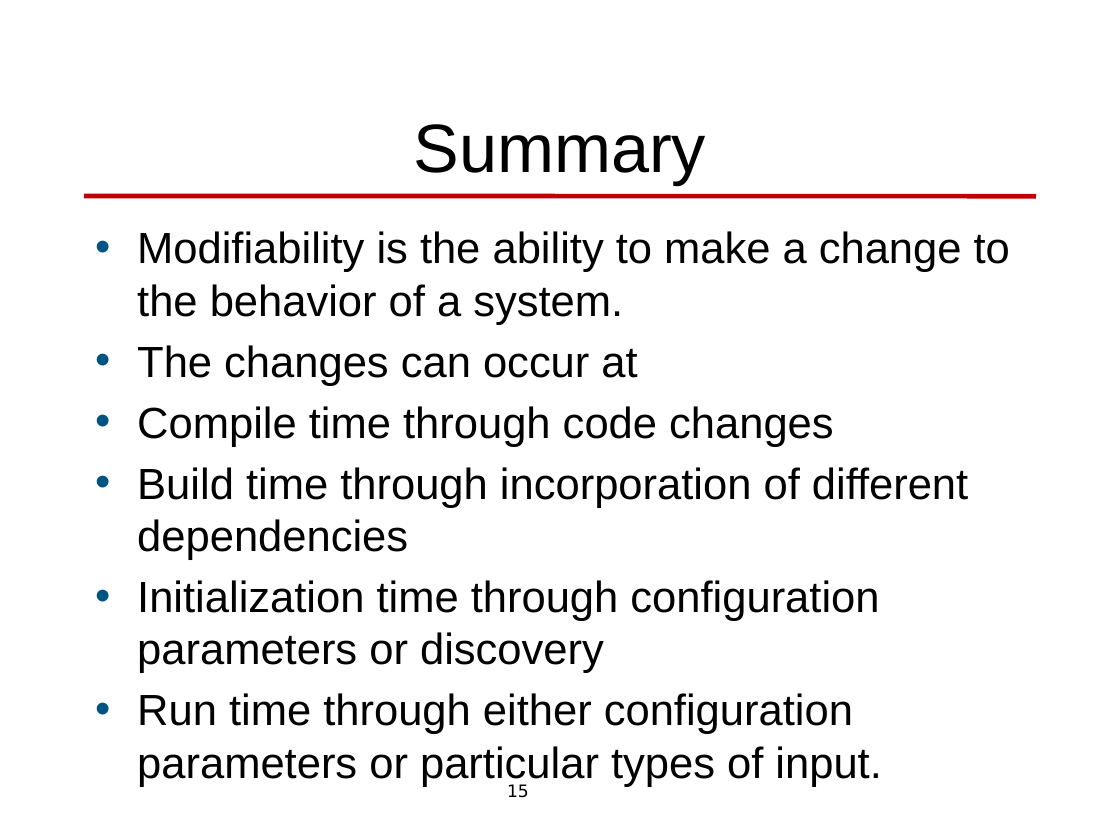
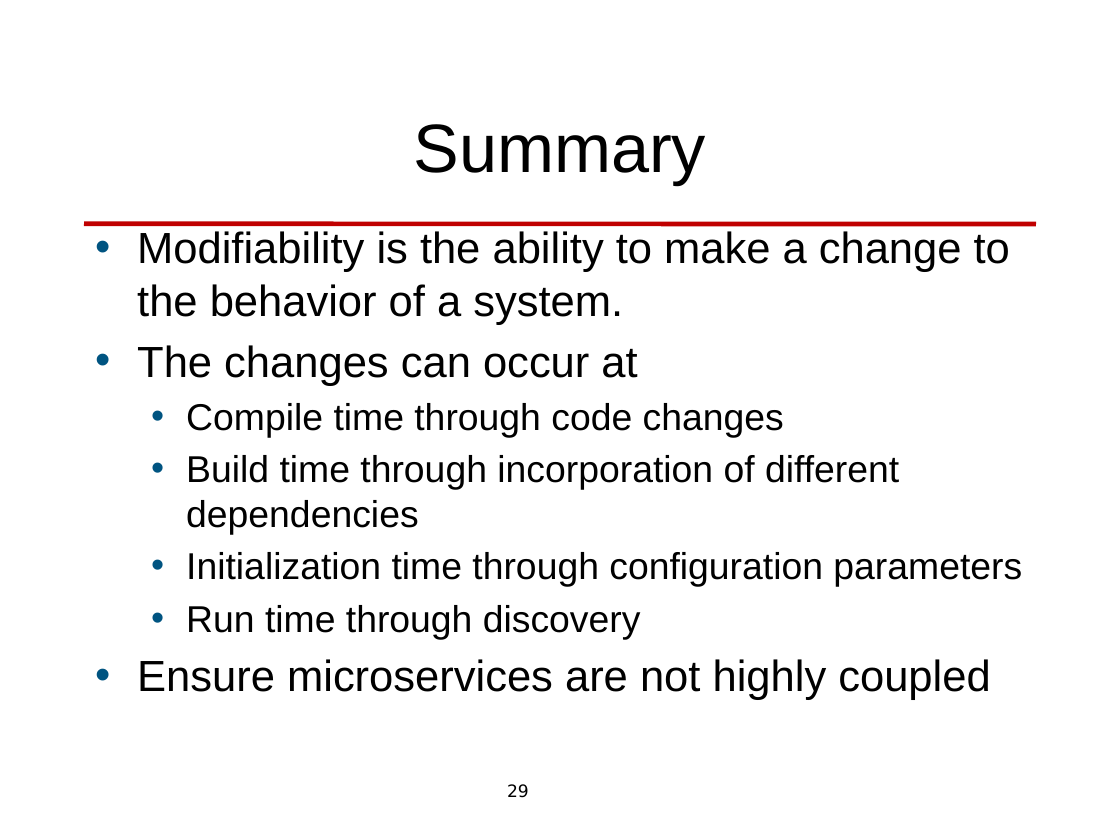
Before and after one commit to len-bass/architecture-design, a slide deck: slide 29 of modifiaibility.pptx (slide 15 before the commit). Drawn at 1120x840 pixels with LibreOffice and Linux fonts; fonts in the diff are those of the drawing; background and template pictures are left out. Boxes give left, top, right and bottom in pixels: in the first picture for what was removed or moved away, otherwise in the second. Text is boxed around its words. In the diff, an @@ line names an element or a change of style, - is before the commit and + after.

```diff
--- a/modifiaibility.pptx
+++ b/modifiaibility.pptx
@@ line moved from (84, 196) - (1036, 196) to (84, 224) - (1036, 224) @@
@@ text at [186,403,899,535]: size 28 to 24 pt in "Compile time through code changes", "Build time through incorporation of different dependencies"; list level 1 to 2 in "Compile time through code changes"; list level 1 to 2 in "Build time through incorporation of ..." @@
@@ text at [137,552,1022,700]: text changed; size 28 to 24 pt @@
-• Initialization time through configuration parameters or discovery
-• Run time through either configuration parameters or particular types of input.
+  • Initialization time through configuration parameters
+  • Run time through discovery
+• Ensure microservices are not highly coupled
@@ page number at [507,784,529,798]: text changed @@
-15
+29
```
Also in this commit, not shown: 12 other slides changed, 15 slides added, 1 slide removed, 7 other files.
